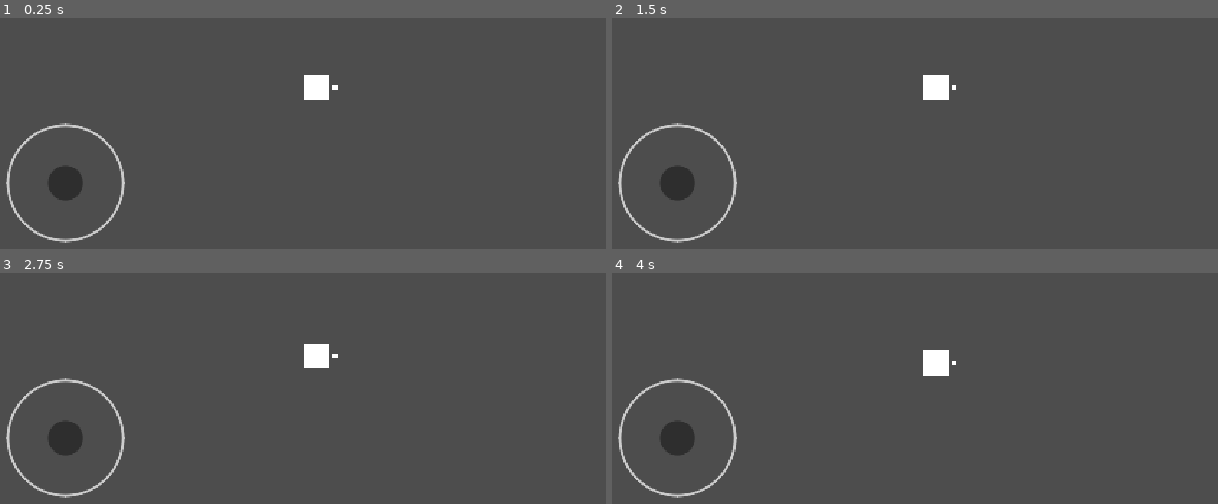
Above: before the commit, frames 1-4 (two rows, left to right).
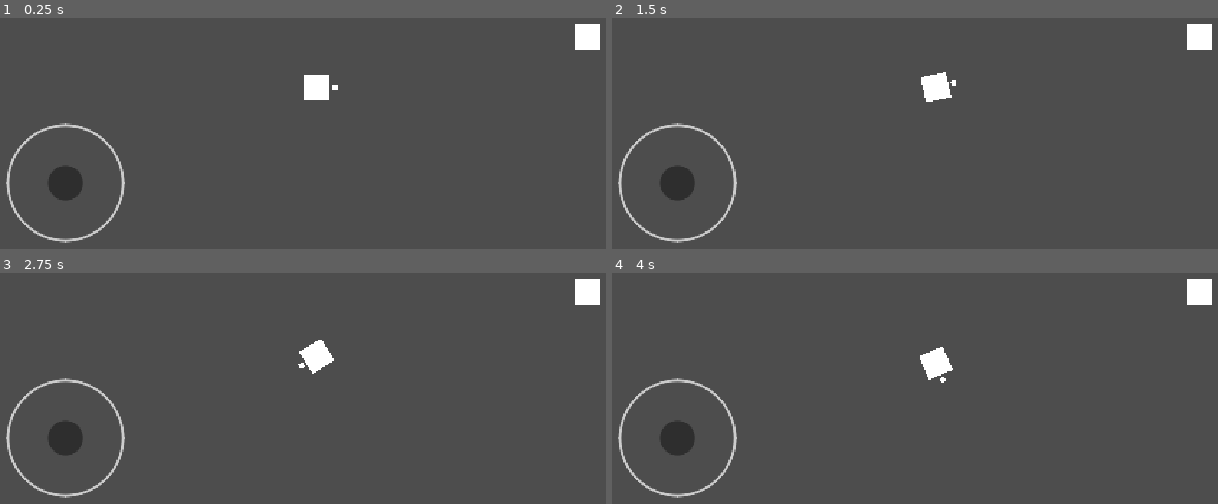
Above: after the commit, the same moments.

Repository: JPAF1017/Rogue-Recreation-Mobile
Game: Godot game, scene res://Levels/test_level.tscn
Same seed, same stepped clock (60 frames per second), same inputs: the game is played once before the commit and once after it.
Inputs:
- Up to frame 1 (0.25 s): no input
- Up to frame 2 (1.5 s): tap Enter at 0.5 s; tap A (A) at 0.6 s; tap D (D) at 0.8, 1.35 s; tap Space at 1.25 s
- Up to frame 3 (2.75 s): tap S (S) at 1.55, 2.1 s; tap Enter at 2 s; tap A (A) at 2.3 s
- Up to frame 4 (4 s): tap Space at 2.75 s; tap A (A) at 2.85 s; tap D (D) at 3.05, 3.6 s; tap Enter at 3.5 s; tap S (S) at 3.8 s

The runs differ from the first frame. In frame 1, 0.5% of the frame differs, in the area x 94-100%, y 2-14%; in frame 2, 0.6%; in frame 3, 0.6%, in the area x 49-100%, y 2-44%; in frame 4, 0.6%.

Commit message:
added reusable health component for players and npcs

Diff:
--- /dev/null
+++ b/Components/Scripts/health_component.gd
@@ -0,0 +1,55 @@
+class_name HealthComponent
+extends Node2D
+
+signal health_changed(current_health: float, max_health: float)
+signal damaged(amount: float)
+signal healed(amount: float)
+signal died
+
+@export_group("Health Settings")
+@export var max_health: float = 100.0:
+	set(value):
+		max_health = max(1.0, value)
+		if current_health > max_health:
+			current_health = max_health
+@export var is_invulnerable: bool = false
+
+var current_health: float
+
+
+func _ready() -> void:
+	current_health = max_health
+	health_changed.emit(current_health, max_health)
+
+
+func take_damage(amount: float) -> void:
+	if amount <= 0.0 or is_invulnerable or is_dead():
+		return
+
+	current_health = max(0.0, current_health - amount)
+	damaged.emit(amount)
+	health_changed.emit(current_health, max_health)
+
+	if is_dead():
+		died.emit()
+
+
+func heal(amount: float) -> void:
+	if amount <= 0.0 or is_dead():
+		return
+
+	var old_health := current_health
+	current_health = min(max_health, current_health + amount)
+	var effective_heal := current_health - old_health
+
+	if effective_heal > 0.0:
+		healed.emit(effective_heal)
+		health_changed.emit(current_health, max_health)
+
+
+func is_dead() -> bool:
+	return current_health <= 0.0
+
+
+func get_health_percent() -> float:
+	return current_health / max_health
--- a/Components/Scripts/target_detector_component.gd
+++ b/Components/Scripts/target_detector_component.gd
@@ -4,7 +4,7 @@
 signal target_changed(new_target: Node2D)
 
 @export var visual_to_rotate: Node2D
-@export var rotation_speed: float = 0.0
+@export var rotation_speed: float = 9.0
 @export var toggle_rotation: bool = true
 
 var current_target: Node2D = null
@@ -21,7 +21,7 @@
 
 
 func _on_body_entered(body: Node2D) -> void:
-	if body != get_parent() and not _targets_in_range.has(body) and toggle_rotation == true:
+	if body != get_parent() and not _targets_in_range.has(body):
 		_targets_in_range.append(body)
 
 
@@ -45,25 +45,35 @@
 				closest = target
 		i -= 1
 
-		if closest != current_target:
-			current_target = closest
-			target_changed.emit(current_target)
+	if closest != current_target:
+		current_target = closest
+		target_changed.emit(current_target)
 
 
 func _rotate_visual(delta: float) -> void:
-	if not is_instance_valid(visual_to_rotate) or not is_instance_valid(current_target):
+	if not toggle_rotation or not is_instance_valid(visual_to_rotate):
 		return
 
-	var target_angle := visual_to_rotate.global_position.angle_to_point(current_target.global_position)
+	var target_angle: float
+
+	if is_instance_valid(current_target):
+		target_angle = visual_to_rotate.global_position.angle_to_point(current_target.global_position)
+	else:
+		var parent_body := get_parent() as CharacterBody2D
+		if parent_body and parent_body.velocity.length_squared() > 1.0:
+			target_angle = parent_body.velocity.angle()
+		else:
+			return
 
 	if rotation_speed <= 0.0:
 		visual_to_rotate.global_rotation = target_angle
 	else:
-		visual_to_rotate.global_rotation = rotate_toward(
+		visual_to_rotate.global_rotation = lerp_angle(
 			visual_to_rotate.global_rotation,
 			target_angle,
 			rotation_speed * delta
 		)
 
+
 func get_target() -> Node2D:
 	return current_target
--- /dev/null
+++ b/Components/health_component.tscn
@@ -0,0 +1,6 @@
+[gd_scene format=3 uid="uid://cfckm8ulvu3c"]
+
+[ext_resource type="Script" uid="uid://daejverdo6xj2" path="res://Components/Scripts/health_component.gd" id="1_c2t11"]
+
+[node name="HealthComponent" type="Node2D" unique_id=969413040]
+script = ExtResource("1_c2t11")
--- a/Components/target_detector_component.tscn
+++ b/Components/target_detector_component.tscn
@@ -2,5 +2,5 @@
 
 [ext_resource type="Script" uid="uid://cxnkuwhsmqshp" path="res://Components/Scripts/target_detector_component.gd" id="1_568vc"]
 
-[node name="TargetDetectorComponent" type="Node2D" unique_id=167282782]
+[node name="TargetDetectorComponent" type="Area2D" unique_id=1298262147]
 script = ExtResource("1_568vc")
--- a/Entities/player.tscn
+++ b/Entities/player.tscn
@@ -3,6 +3,7 @@
 [ext_resource type="PackedScene" uid="uid://dtjq3ylhcj3k" path="res://Components/movement_component.tscn" id="1_gb1tc"]
 [ext_resource type="Script" uid="uid://cmhspgkccwy38" path="res://Entities/Scripts/player.gd" id="1_xd3k7"]
 [ext_resource type="Texture2D" uid="uid://ce0x3xgcvgte" path="res://Assets/square.png" id="2_xd3k7"]
+[ext_resource type="PackedScene" uid="uid://c6j5ljav0a66" path="res://Components/target_detector_component.tscn" id="4_taegk"]
 
 [sub_resource type="RectangleShape2D" id="RectangleShape2D_1a03h"]
 size = Vector2(36, 36)
@@ -12,7 +13,7 @@
 
 [node name="Player" type="CharacterBody2D" unique_id=675805074]
 collision_layer = 2
-collision_mask = 5
+collision_mask = 7
 script = ExtResource("1_xd3k7")
 
 [node name="MovementComponent" parent="." unique_id=1915701295 instance=ExtResource("1_gb1tc")]
@@ -24,13 +25,18 @@
 scale = Vector2(0.072265625, 0.072265625)
 texture = ExtResource("2_xd3k7")
 
-[node name="Square" type="Sprite2D" parent="." unique_id=494629896]
-position = Vector2(26.000002, 9.536743e-07)
-scale = Vector2(0.014648434, 0.014648434)
+[node name="Square" type="Sprite2D" parent="Sprite2D" unique_id=494629896]
+position = Vector2(359.7838, 1.3196791e-05)
+scale = Vector2(0.20270266, 0.20270266)
 texture = ExtResource("2_xd3k7")
 
 [node name="Collision" type="CollisionShape2D" parent="." unique_id=1315351215]
 shape = SubResource("RectangleShape2D_1a03h")
 
-[node name="Detector" type="CollisionShape2D" parent="." unique_id=139555205]
+[node name="TargetDetectorComponent" parent="." unique_id=1298262147 node_paths=PackedStringArray("visual_to_rotate") instance=ExtResource("4_taegk")]
+collision_layer = 2
+collision_mask = 4
+visual_to_rotate = NodePath("../Sprite2D")
+
+[node name="Detector" type="CollisionShape2D" parent="TargetDetectorComponent" unique_id=139555205]
 shape = SubResource("CircleShape2D_1a03h")
--- a/Entities/sample_enemy.tscn
+++ b/Entities/sample_enemy.tscn
@@ -7,7 +7,7 @@
 
 [node name="SampleEnemy" type="CharacterBody2D" unique_id=823218055]
 collision_layer = 4
-collision_mask = 3
+collision_mask = 7
 
 [node name="Sprite2D" type="Sprite2D" parent="." unique_id=509880922]
 scale = Vector2(0.072265625, 0.072265625)
--- a/Levels/test_level.tscn
+++ b/Levels/test_level.tscn
@@ -2,6 +2,7 @@
 
 [ext_resource type="PackedScene" uid="uid://cx4dfjr385k11" path="res://Entities/player.tscn" id="1_ormqy"]
 [ext_resource type="PackedScene" uid="uid://jpaw2dqiy26u" path="res://UI/touch_controls.tscn" id="2_00vsl"]
+[ext_resource type="PackedScene" uid="uid://bpm15kcgc0msu" path="res://Entities/sample_enemy.tscn" id="3_4k50d"]
 
 [node name="TestLevel" type="Node2D" unique_id=1882744241]
 
@@ -9,3 +10,6 @@
 position = Vector2(560, 333)
 
 [node name="TouchControls" parent="." unique_id=1720360131 instance=ExtResource("2_00vsl")]
+
+[node name="SampleEnemy" parent="." unique_id=823218055 instance=ExtResource("3_4k50d")]
+position = Vector2(950, 260)
Not shown, added: Components/Scripts/health_component.gd.uid
